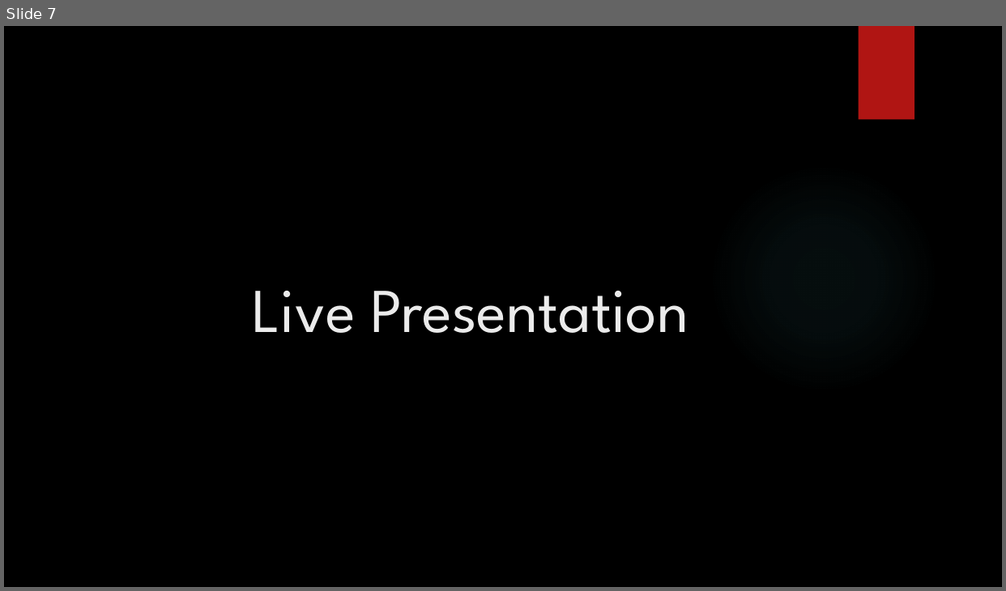
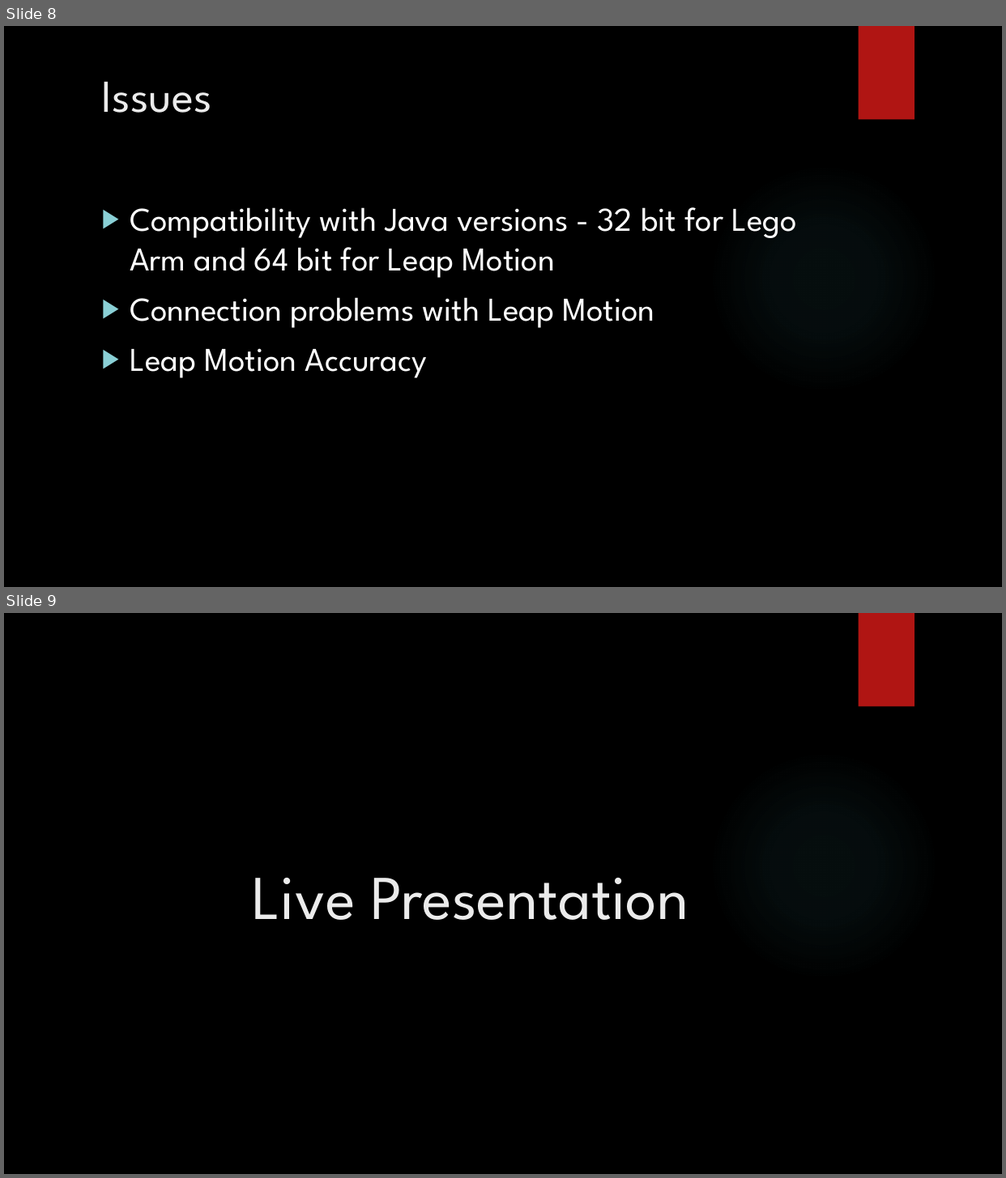
Before and after one commit to kevind992/Mechanical-Arm-Controlled-by-Leap-Motion, a slide deck: presentation.pptx. Shown one above the other, each under a label of ours: slide 7 before the commit, slides 8 and 9 after it. The pictures are 1006x591 and 1006x1178 pixels, drawn with LibreOffice and Linux fonts; fonts in the diff are those of the drawing; background and template pictures are left out. Boxes give left, top, right and bottom in pixels: in the first picture for what was removed or moved away, otherwise in the second. Text is boxed around its words. In the diff, an @@ line names an element or a change of style, - is before the commit and + after.

```diff
--- a/presentation.pptx
+++ b/presentation.pptx
@@ slide 8 added at [4, 26, 1002, 587], background picture (left out); not listed: 2 template elements that a slide beside it also shows @@
@@ title added at [102, 81, 212, 113], 44 pt, text #EBEBEB @@
+Issues
@@ text added at [130, 207, 796, 378], 32 pt, text #FFFFFF @@
+▶ Compatibility with Java versions - 32 bit for Lego Arm and 64 bit for Leap Motion
+▶ Connection problems with Leap Motion
+▶ Leap Motion Accuracy
@@ what was slide 7 is now slide 9 @@
```
Also in this commit, not shown: 2 slides changed, 1 other slide added.
